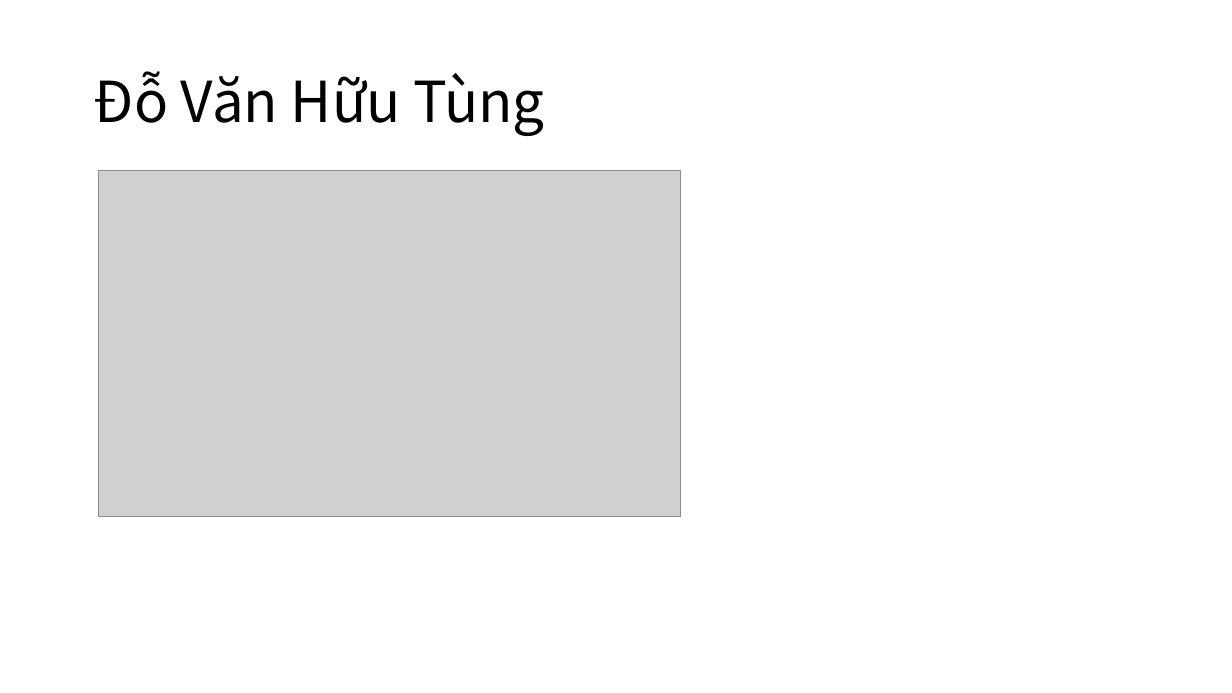
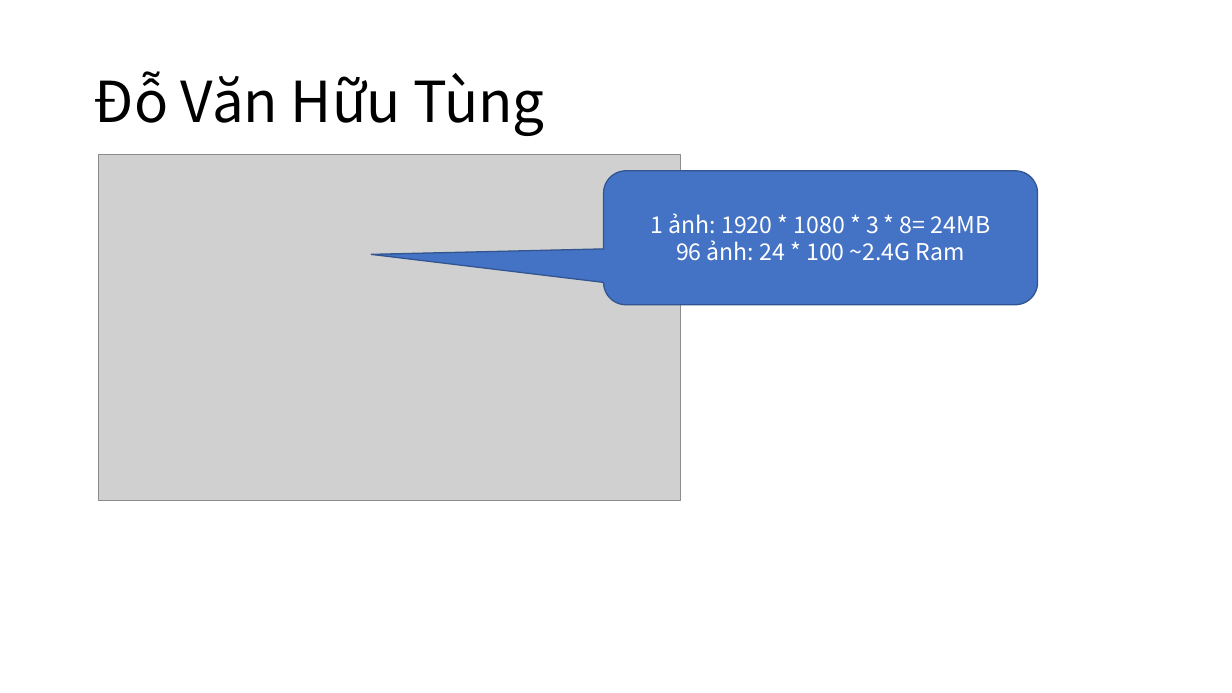
Before and after one commit to makotovnjp/Talent5OpenPose, a slide deck: slide 3 of doc/Talent5OpenPoseWeek4.pptx. Drawn at 1232x693 pixels with LibreOffice and Linux fonts; fonts in the diff are those of the drawing; grey boxes stand for pictures. Boxes give left, top, right and bottom in pixels: in the first picture for what was removed or moved away, otherwise in the second. Text is boxed around its words. In the diff, an @@ line names an element or a change of style, - is before the commit and + after.

```diff
--- a/doc/Talent5OpenPoseWeek4.pptx
+++ b/doc/Talent5OpenPoseWeek4.pptx
@@ picture: place and size @@
-picture at bbox=[99, 171, 680, 517]
+picture at bbox=[99, 154, 680, 500]
@@ rounded speech box added at bbox=[604, 171, 1038, 305], fill #4472C4, outline #325491 1 pt, 18 pt, text #FFFFFF @@
+1 ảnh: 1920 * 1080 * 3 * 8= 24MB
+96 ảnh: 24 * 100 ~2.4G Ram
```
Also in this commit, not shown: 2 slides added, 1 other file.
